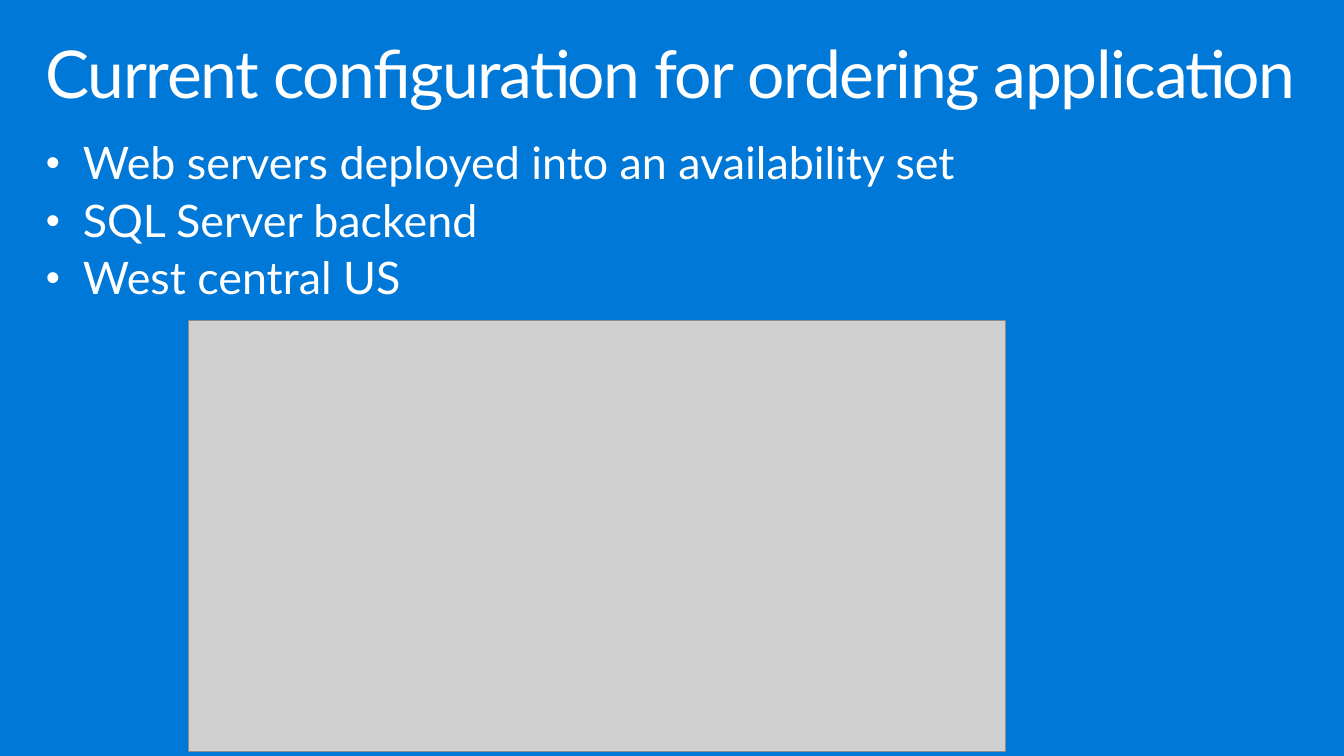
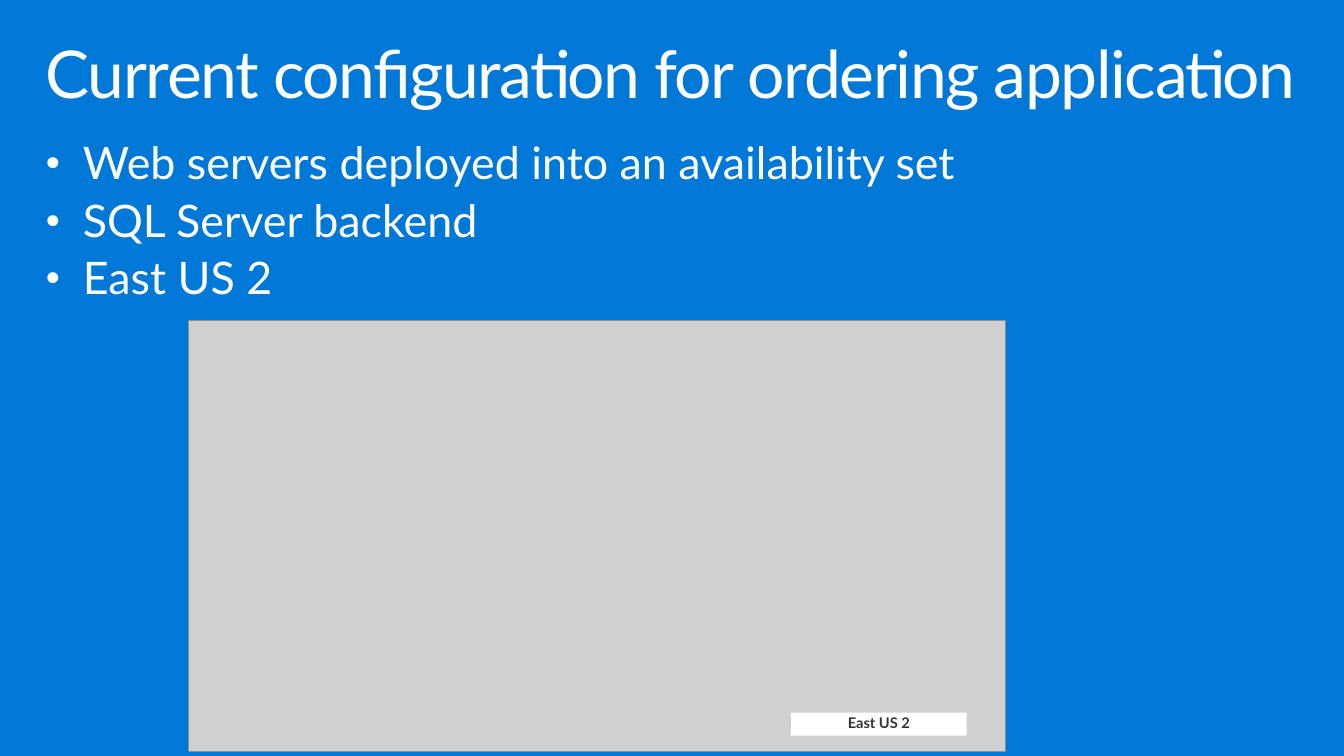
Before and after one commit to microsoft/MCW-Building-a-resilient-IaaS-architecture, a slide deck: slide 10 of Whiteboard design session/WDS trainer presentation - Building a resilient IaaS architecture.pptx. Drawn at 1344x756 pixels with LibreOffice and Linux fonts; fonts in the diff are those of the drawing; grey boxes stand for pictures. Boxes give left, top, right and bottom in pixels: in the first picture for what was removed or moved away, otherwise in the second. Text is boxed around its words. In the diff, an @@ line names an element or a change of style, - is before the commit and + after.

```diff
--- a/Whiteboard design session/WDS trainer presentation - Building a resilient IaaS architecture.pptx
+++ b/Whiteboard design session/WDS trainer presentation - Building a resilient IaaS architecture.pptx
@@ text at (83,261,272,295): text changed @@
-• West central US
+• East US 2
@@ rectangle added at (791,713,967,736), fill #FFFFFF, 10.5 pt, text #353535, bold @@
+East US 2
```
Also in this commit, not shown: 9 other slides changed, 7 other files.
